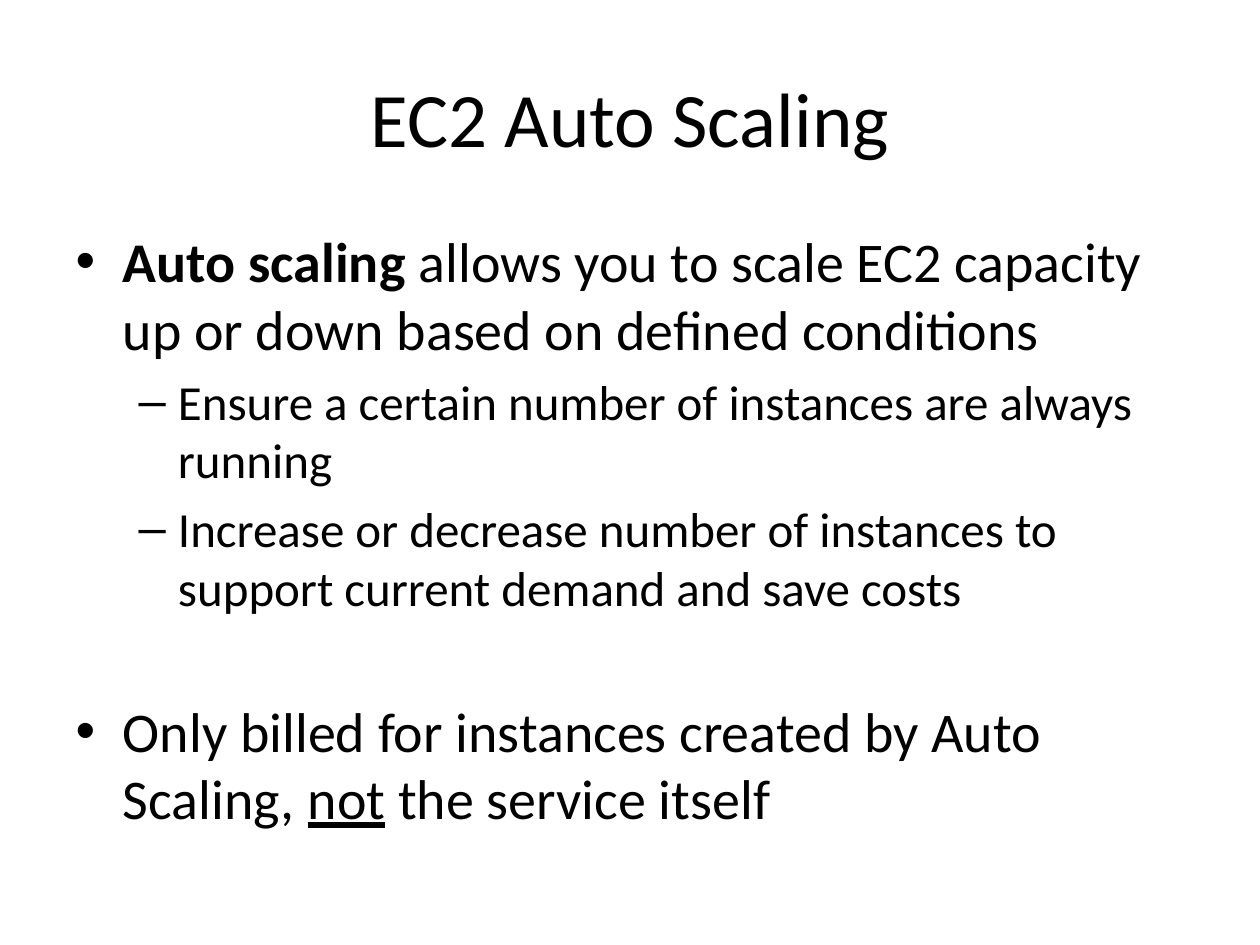
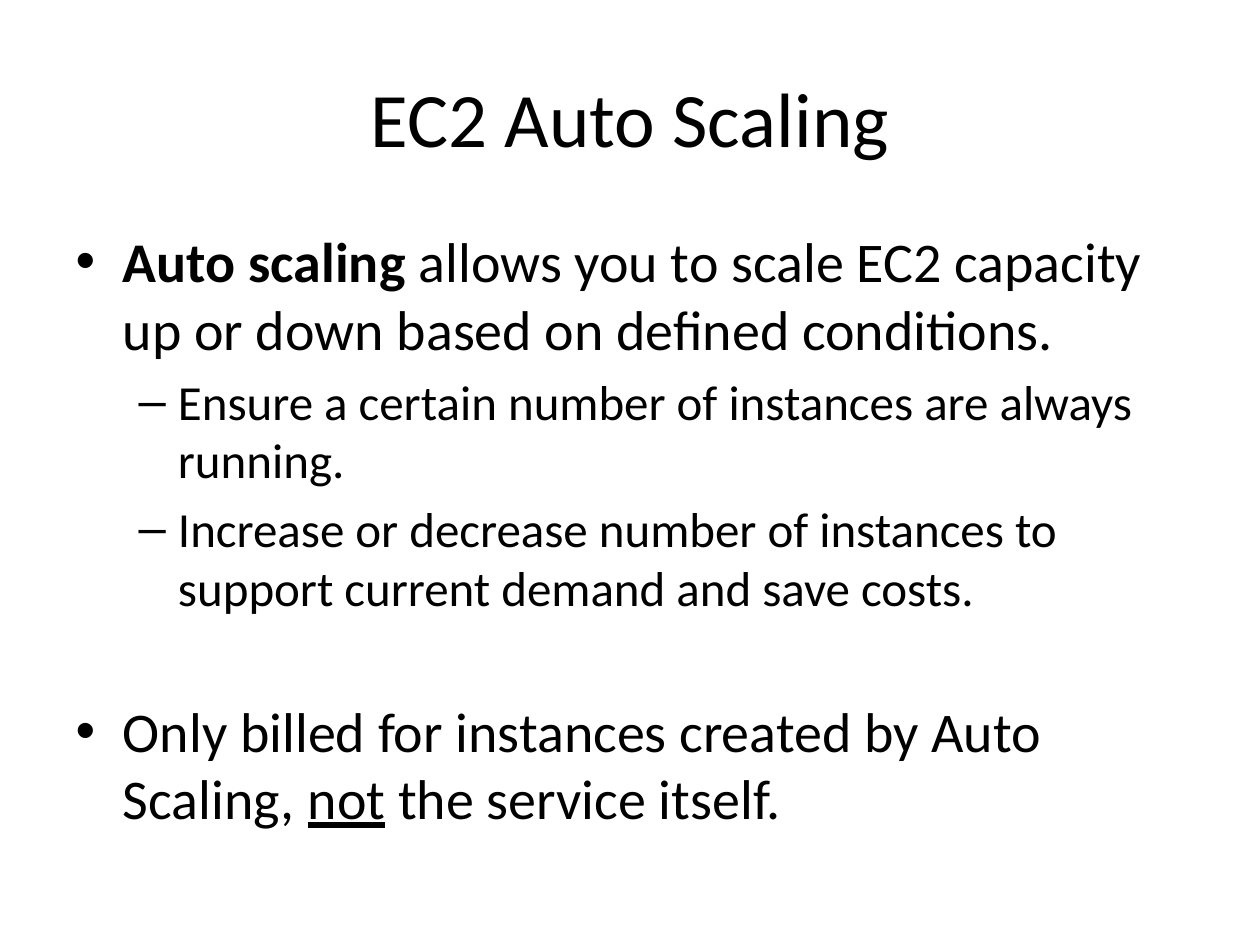
Before and after one commit to jasondbaker/infrastructure-class, a slide deck: slide 8 of infrastructure-week-6.pptx (slide 10 before the commit). Drawn at 1260x945 pixels with LibreOffice and Linux fonts; fonts in the diff are those of the drawing. Boxes give left, top, right and bottom in pixels: in the first picture for what was removed or moved away, otherwise in the second. Text is boxed around its words. In the diff, an @@ line names an element or a change of style, - is before the commit and + after.

```diff
--- a/infrastructure-week-6.pptx
+++ b/infrastructure-week-6.pptx
@@ text at [123, 242, 1141, 829]: text changed @@
-• Auto scaling allows you to scale EC2 capacity up or down based on defined conditions
-  – Ensure a certain number of instances are always running
-  – Increase or decrease number of instances to support current demand and save costs
-• Only billed for instances created by Auto Scaling, not the service itself
+• Auto scaling allows you to scale EC2 capacity up or down based on defined conditions.
+  – Ensure a certain number of instances are always running.
+  – Increase or decrease number of instances to support current demand and save costs.
+• Only billed for instances created by Auto Scaling, not the service itself.
```
Also in this commit, not shown: 27 other slides changed, 1 slide added, 2 slides removed, 1 other file.
